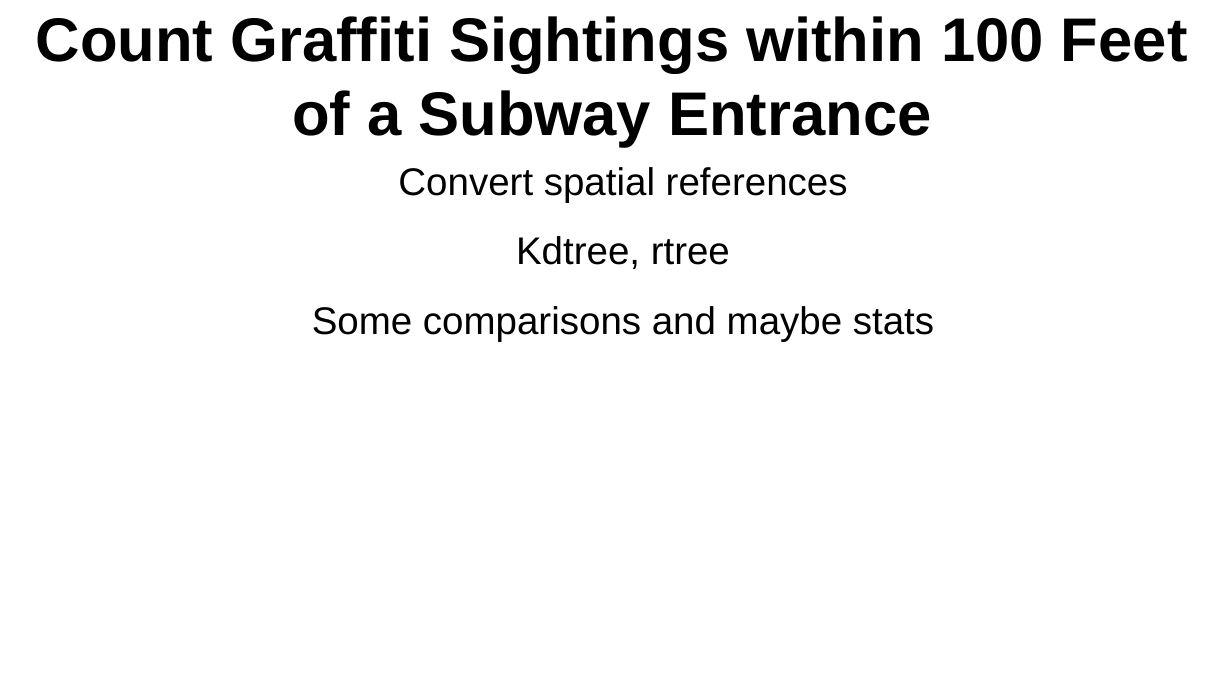
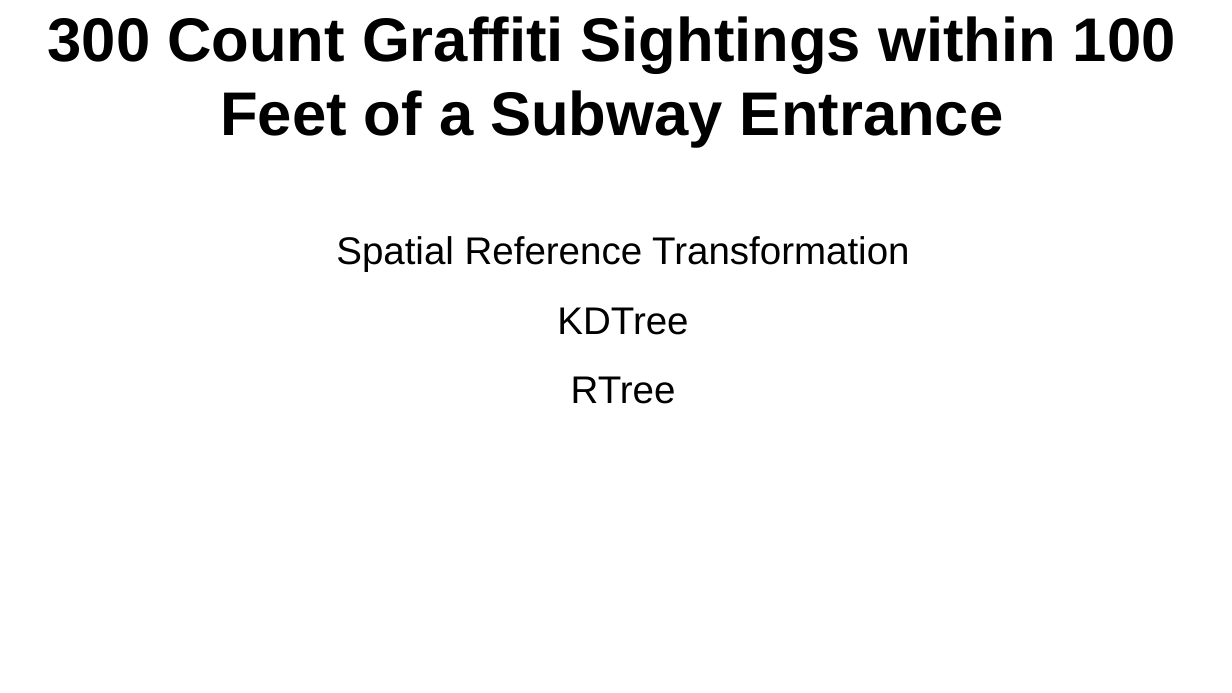
Before and after one commit to crosscompute/analytical-tutorials, a slide deck: slide 35 of slides/CrossDisciplinaryAnalyticsWithPython.odp. Drawn at 1232x693 pixels with LibreOffice and Linux fonts; fonts in the diff are those of the drawing. Boxes give left, top, right and bottom in pixels: in the first picture for what was removed or moved away, otherwise in the second. Text is boxed around its words. In the diff, an @@ line names an element or a change of style, - is before the commit and + after.

```diff
--- a/slides/CrossDisciplinaryAnalyticsWithPython.odp
+++ b/slides/CrossDisciplinaryAnalyticsWithPython.odp
@@ title at <box>48,16,1176,147</box>: text changed @@
-Count Graffiti Sightings within 100 Feet of a Subway Entrance
+300 Count Graffiti Sightings within 100 Feet of a Subway Entrance
@@ text at <box>336,236,909,404</box>: text changed @@
-Convert spatial references
-Kdtree, rtree
-Some comparisons and maybe stats
+Spatial Reference Transformation
+KDTree
+RTree
```
Also in this commit, not shown: 20 other slides changed, 5 slides added, 6 slides removed, 22 other files.
